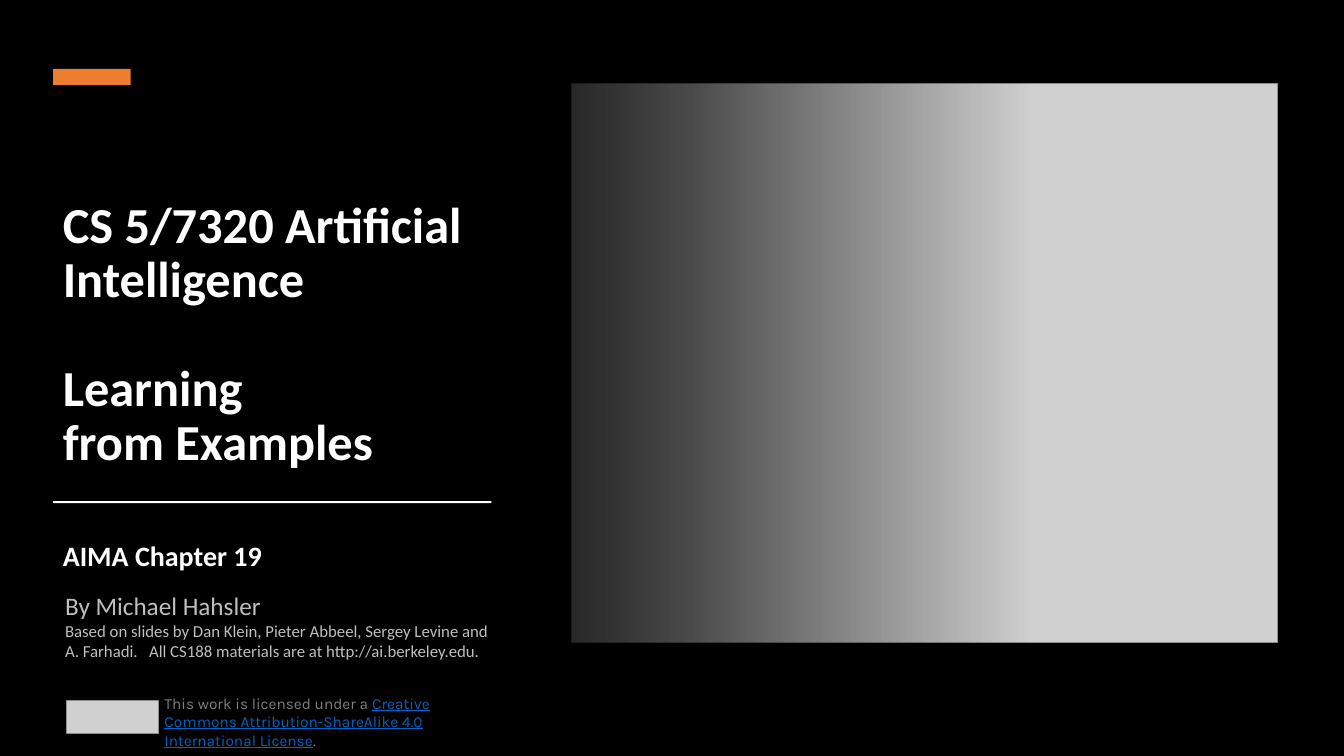
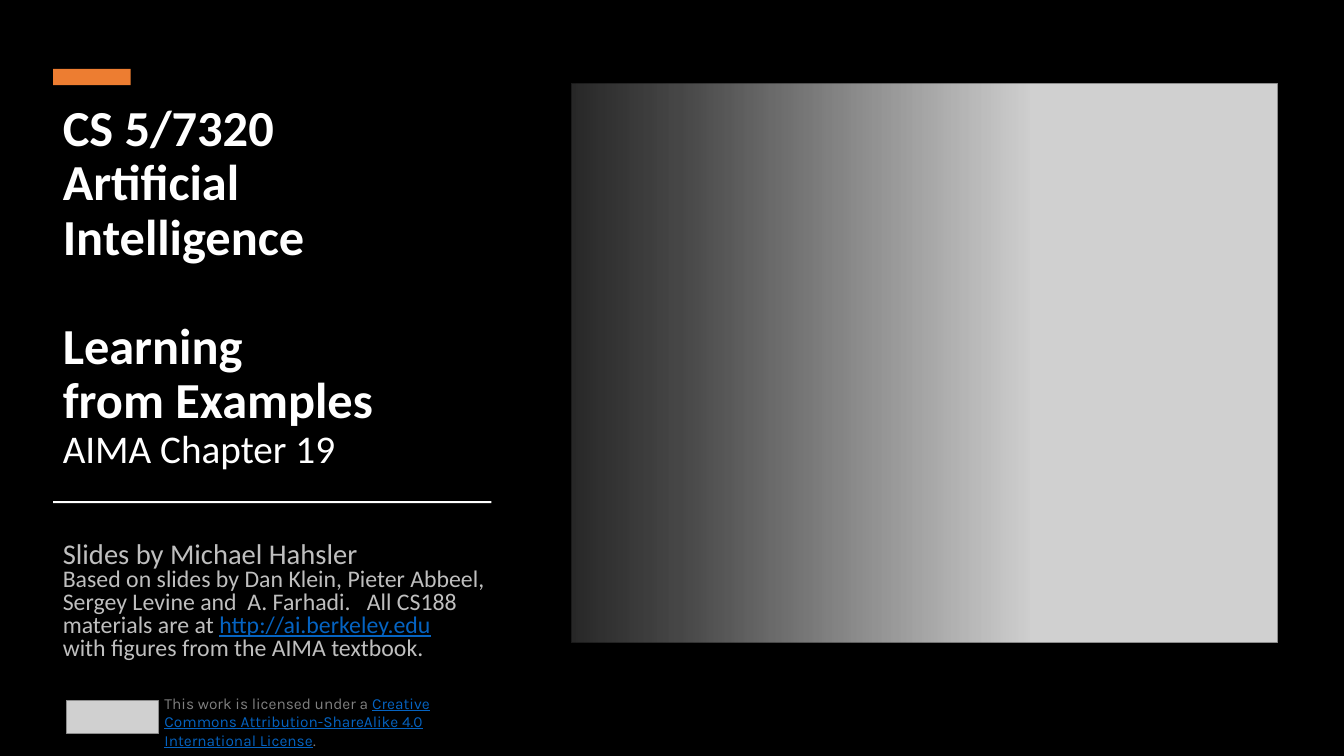
Before and after one commit to mhahsler/CS7320-AI, a slide deck: slide 1 of slides/19_ML_intro.pptx. Drawn at 1344x756 pixels with LibreOffice and Linux fonts; fonts in the diff are those of the drawing; grey boxes stand for pictures. Boxes give left, top, right and bottom in pixels: in the first picture for what was removed or moved away, otherwise in the second. Text is boxed around its words. In the diff, an @@ line names an element or a change of style, - is before the commit and + after.

Commit message:
updated title slide.

```diff
--- a/slides/19_ML_intro.pptx
+++ b/slides/19_ML_intro.pptx
@@ title at (63, 110, 372, 470): text changed @@
-CS 5/7320 Artificial Intelligence
-Learning
-from Examples
+CS 5/7320
+Artificial Intelligence
+Learning
+from Examples
+AIMA Chapter 19
@@ subtitle at (63, 544, 484, 660): text changed; size 20 to 17 pt; text colour #FFFFFF to #BFBFBF; bold off @@
-AIMA Chapter 19
+Slides by Michael Hahsler
+Based on slides by Dan Klein, Pieter Abbeel, Sergey Levine and A. Farhadi. All CS188 materials are at http://ai.berkeley.edu
+with figures from the AIMA textbook.
@@ text removed at (65, 597, 488, 660) @@
-By Michael Hahsler
-Based on slides by Dan Klein, Pieter Abbeel, Sergey Levine and A. Farhadi. All CS188 materials are at http://ai.berkeley.edu.
```
Also in this commit, not shown: 18 other files.
